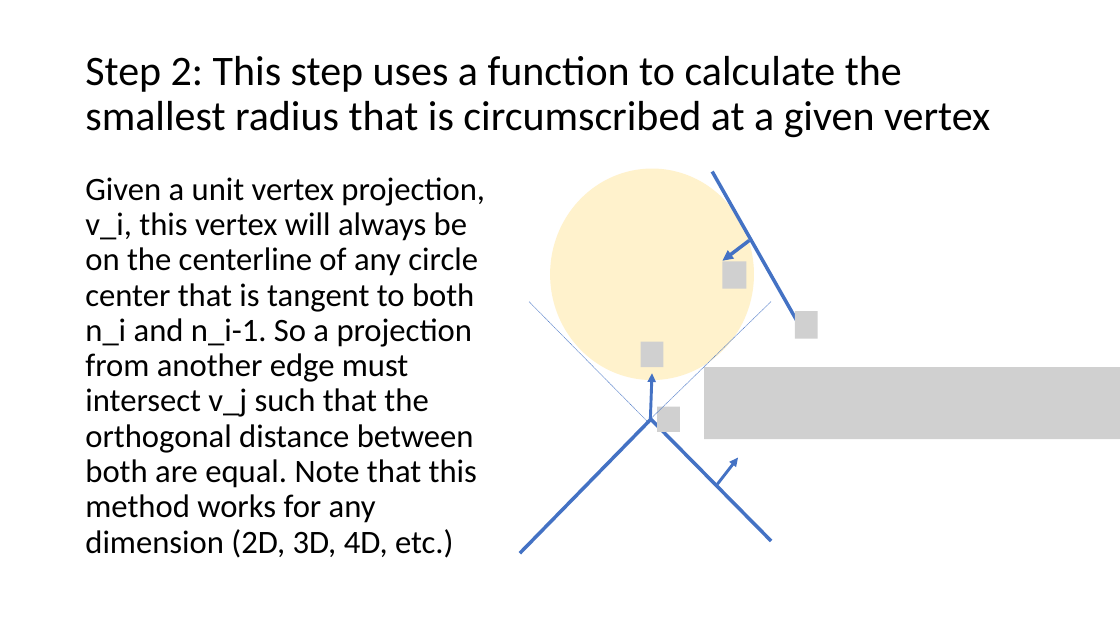
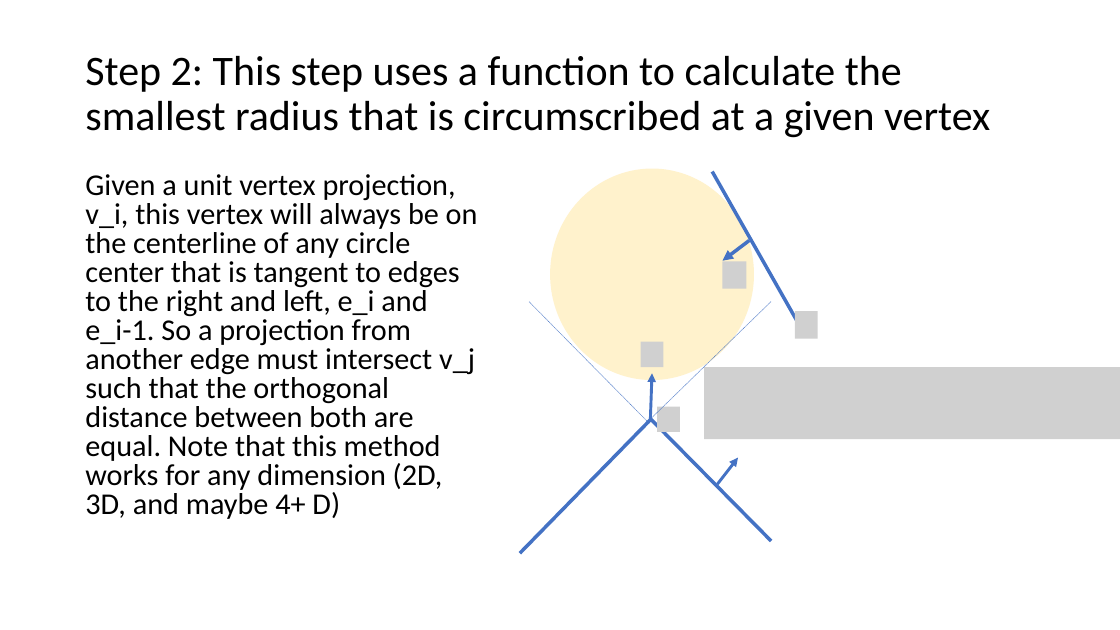
Before and after one commit to ivsg-psu/ivsg-psu-PathPlanning_MapTools_VertexSkeleton, a slide deck: slide 25 of Documents/VertexSkeletonClassLibrary.pptx. Drawn at 1120x630 pixels with LibreOffice and Linux fonts; fonts in the diff are those of the drawing; grey boxes stand for pictures. Boxes give left, top, right and bottom in pixels: in the first picture for what was removed or moved away, otherwise in the second. Text is boxed around its words. In the diff, an @@ line names an element or a change of style, - is before the commit and + after.

```diff
--- a/Documents/VertexSkeletonClassLibrary.pptx
+++ b/Documents/VertexSkeletonClassLibrary.pptx
@@ text at (85, 174, 478, 519): text changed; size 28 to 25.9 pt @@
-Given a unit vertex projection, v_i, this vertex will always be on the centerline of any circle center that is tangent to both n_i and n_i-1. So a projection from another edge must intersect v_j such that the orthogonal distance between both are equal. Note that this method works for any dimension (2D, 3D, 4D, etc.)
+Given a unit vertex projection, v_i, this vertex will always be on the centerline of any circle center that is tangent to edges to the right and left, e_i and e_i-1. So a projection from another edge must intersect v_j such that the orthogonal distance between both are equal. Note that this method works for any dimension (2D, 3D, and maybe 4+ D)
```
Also in this commit, not shown: 2 other slides changed, 1 slide added, 8 other files.
